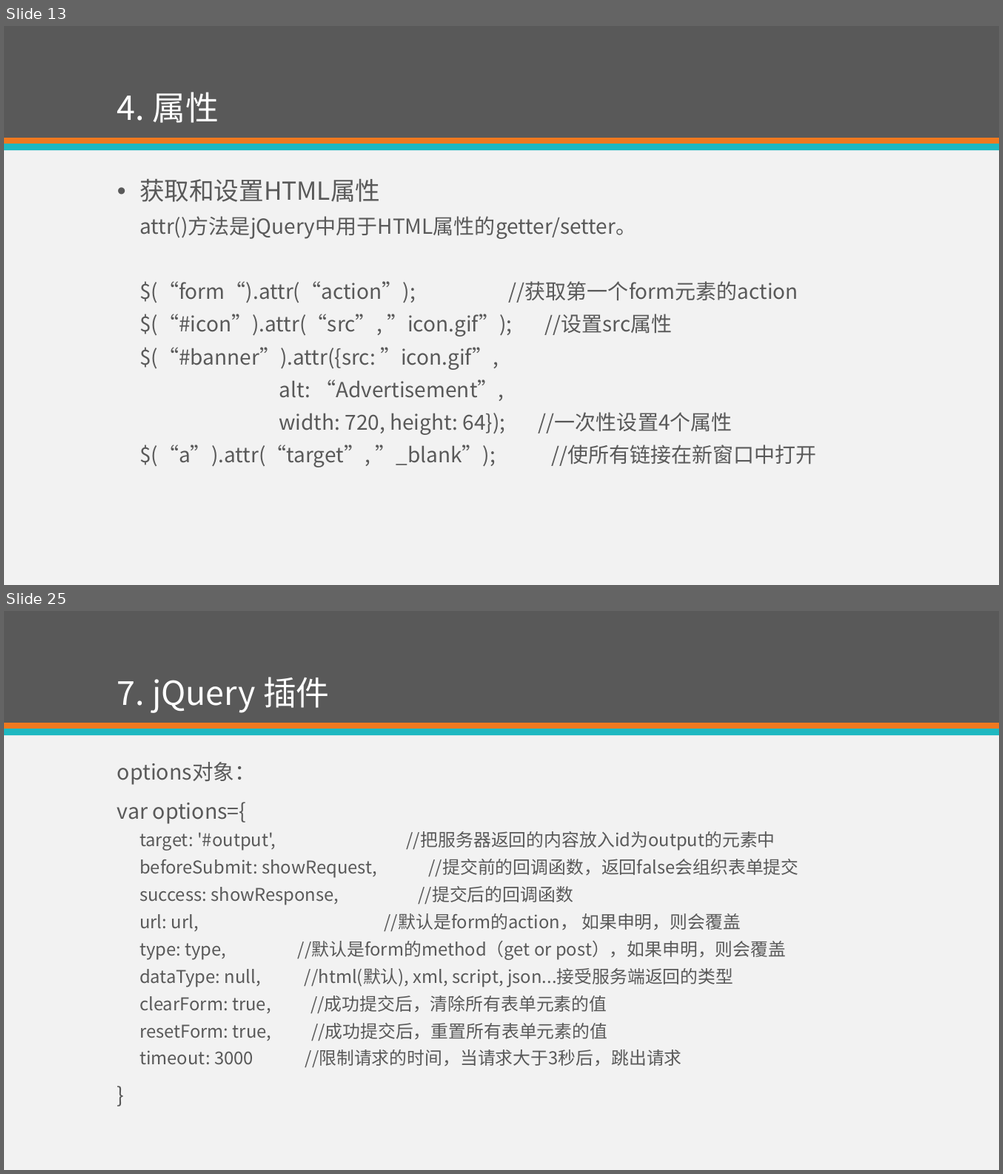
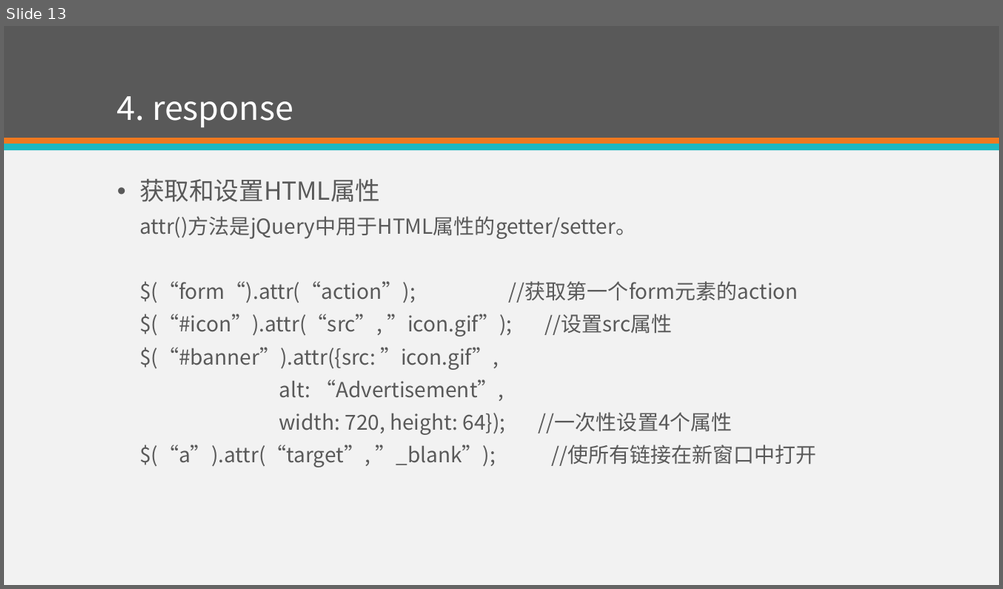
Before and after one commit to eventao/courseware, a slide deck: ppt/http.pptx. Shown one above the other, each under a label of ours: slides 13 and 25 before the commit, slide 13 after it; the slides between them are not shown. The pictures are 1003x1174 and 1003x589 pixels, drawn with LibreOffice and Linux fonts; fonts in the diff are those of the drawing. Boxes give left, top, right and bottom in pixels: in the first picture for what was removed or moved away, otherwise in the second. Text is boxed around its words. In the diff, an @@ line names an element or a change of style, - is before the commit and + after.

```diff
--- a/ppt/http.pptx
+++ b/ppt/http.pptx
@@ slide 25 removed at bbox=[4, 611, 999, 1170], background #F2F2F2; not listed: 3 template elements that a slide beside it also shows @@
@@ title removed at bbox=[117, 677, 330, 713] @@
-7. jQuery 插件
@@ text removed at bbox=[117, 762, 799, 1068] @@
-options对象：
-var options={
-  target: '#output', //把服务器返回的内容放入id为output的元素中
-  beforeSubmit: showRequest, //提交前的回调函数，返回false会组织表单提交
-  success: showResponse, //提交后的回调函数
-  url: url, //默认是form的action， 如果申明，则会覆盖
-  type: type, //默认是form的method（get or post），如果申明，则会覆盖
-  dataType: null, //html(默认), xml, script, json...接受服务端返回的类型
-  clearForm: true, //成功提交后，清除所有表单元素的值
-  resetForm: true, //成功提交后，重置所有表单元素的值
-  timeout: 3000 //限制请求的时间，当请求大于3秒后，跳出请求
-}
@@ slide 13 changed as well @@
@@ title at bbox=[117, 96, 293, 128]: text changed @@
-4. 属性
+4. response
```
Also in this commit, not shown: 1 other slide changed, 13 other slides removed, 1 other file.
